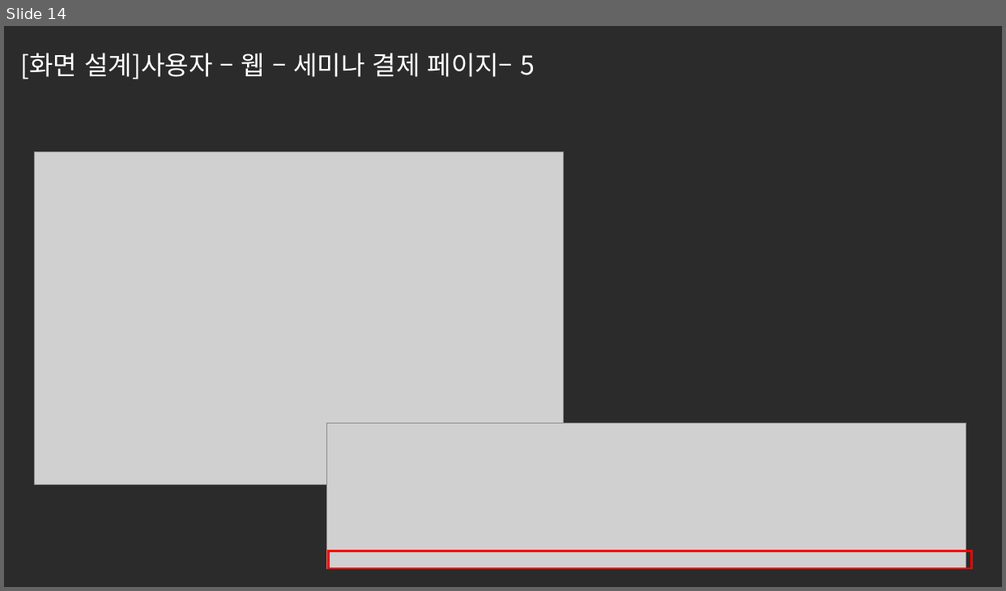
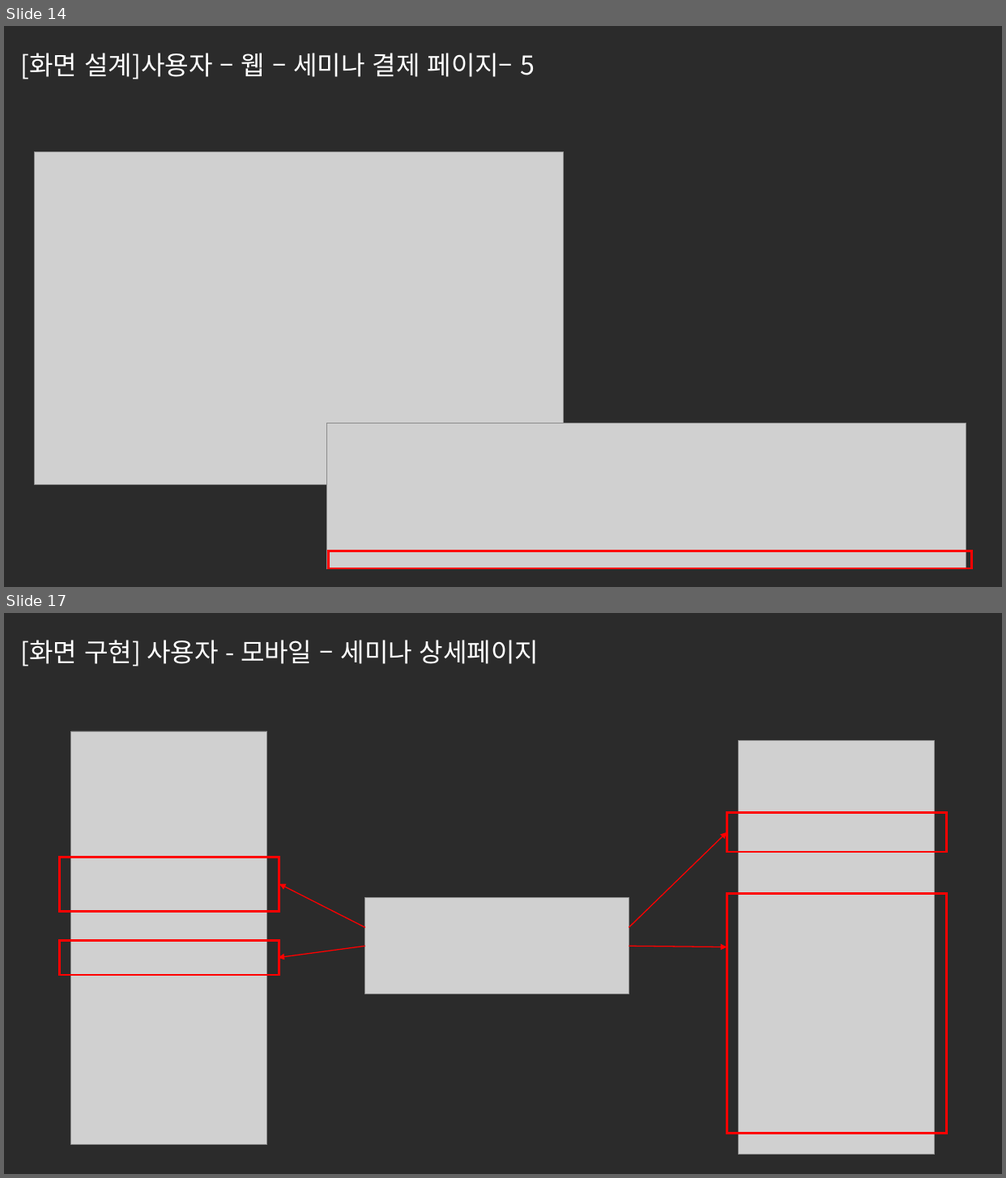
Before and after one commit to ezenteam2/e-Zone, a slide deck: 0 발표용 파워포인트/0501 5차발표/0501 project05 - 파워포인트 - 서희.pptx. Shown one above the other, each under a label of ours: slide 14 before the commit, slides 14 and 17 after it; the slides between them are not shown. The pictures are 1006x591 and 1006x1178 pixels, drawn with LibreOffice and Linux fonts; fonts in the diff are those of the drawing; grey boxes stand for pictures; background and template pictures are left out; a plain dark background stands for a picture behind light text. Boxes give left, top, right and bottom in pixels: in the first picture for what was removed or moved away, otherwise in the second. Text is boxed around its words. In the diff, an @@ line names an element or a change of style, - is before the commit and + after.

```diff
--- a/0 발표용 파워포인트/0501 5차발표/0501 project05 - 파워포인트 - 서희.pptx
+++ b/0 발표용 파워포인트/0501 5차발표/0501 project05 - 파워포인트 - 서희.pptx
@@ slide 17 added at [4, 613, 1002, 1174], background picture (left out) @@
@@ text added at [21, 640, 539, 666], 25 pt, text #FFFFFF @@
+[화면 구현] 사용자 - 모바일 – 세미나 상세페이지
@@ picture added at [71, 731, 267, 1145] @@
@@ picture added at [739, 741, 935, 1155] @@
@@ rectangle added at [727, 813, 948, 852], outline #FF0000 2.25 pt @@
@@ arrow added from (629, 927) to (727, 833), #FF0000 1 pt @@
@@ rectangle added at [59, 857, 279, 911], outline #FF0000 2.25 pt @@
@@ arrow added from (365, 927) to (279, 884), #FF0000 1 pt @@
@@ picture added at [365, 898, 629, 995] @@
@@ rectangle added at [727, 894, 948, 1134], outline #FF0000 2.25 pt @@
@@ rectangle added at [59, 941, 279, 975], outline #FF0000 2.25 pt @@
@@ arrow added from (365, 946) to (278, 958), #FF0000 1 pt @@
@@ arrow added from (629, 946) to (727, 948), #FF0000 1 pt @@
```
Also in this commit, not shown: 2 other slides added, 11 other files.
